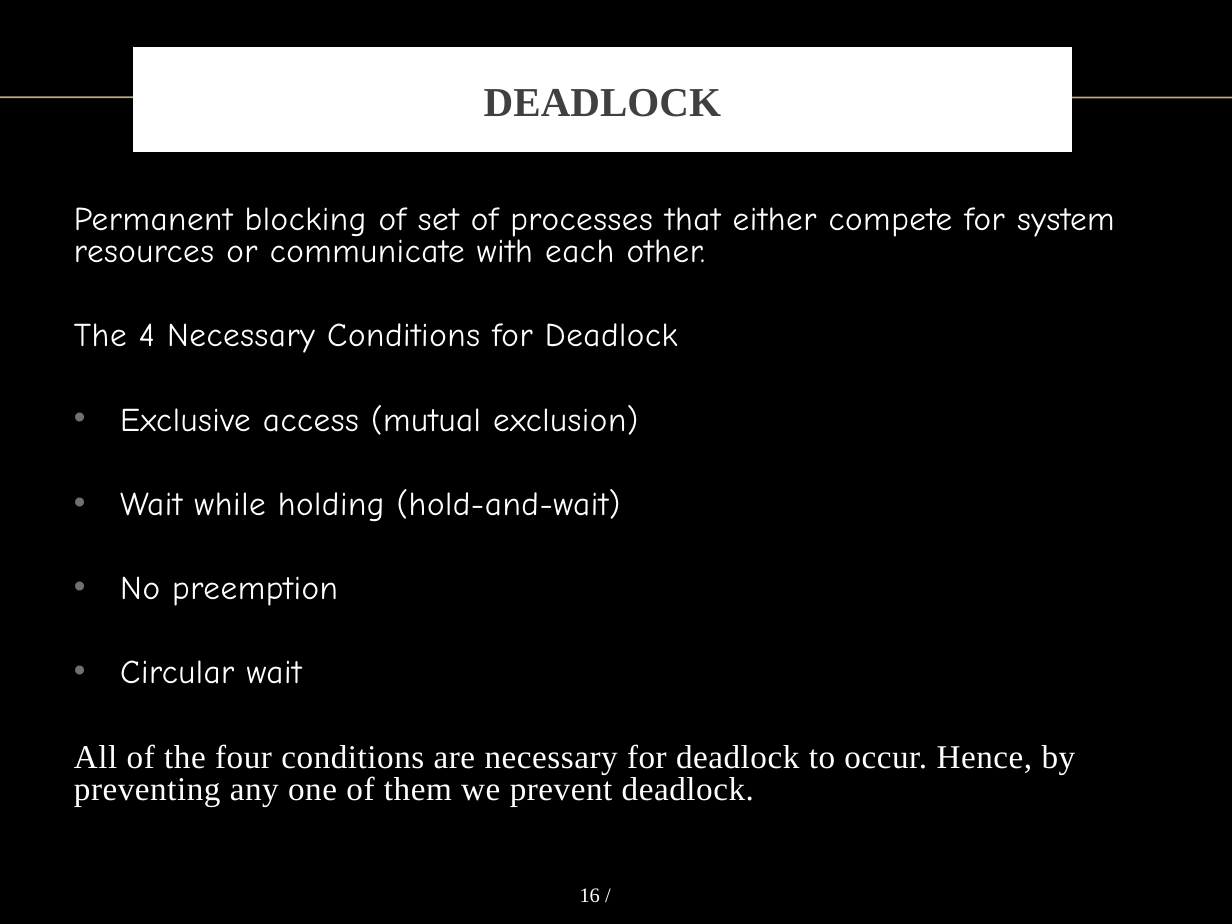
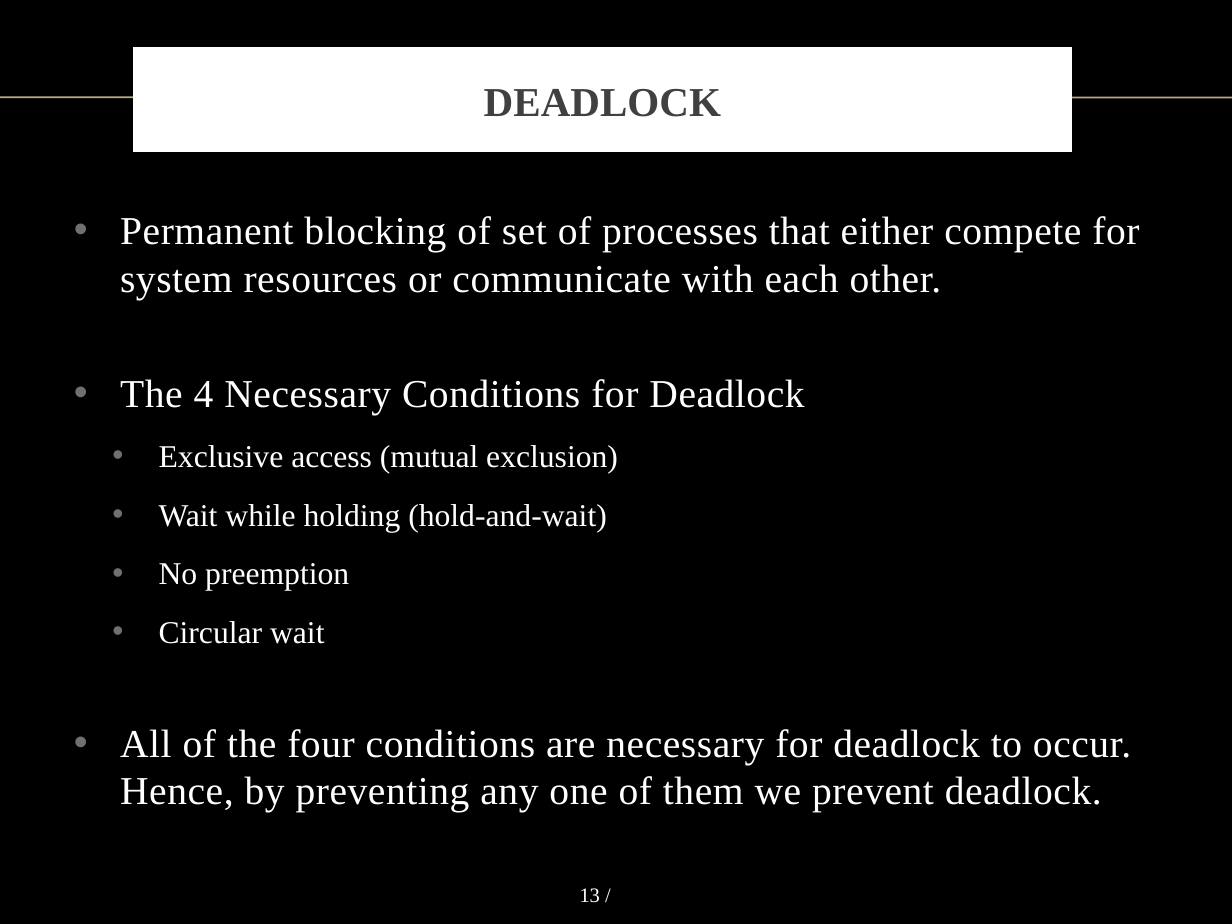
Before and after one commit to vong-srey/Paravantage, a slide deck: slide 13 of Presentation.pptx (slide 16 before the commit). Drawn at 1232x924 pixels with LibreOffice and Linux fonts; fonts in the diff are those of the drawing; background and template pictures are left out. Boxes give left, top, right and bottom in pixels: in the first picture for what was removed or moved away, otherwise in the second. Text is boxed around its words. In the diff, an @@ line names an element or a change of style, - is before the commit and + after.

Commit message:
unify presentation slides format

```diff
--- a/Presentation.pptx
+++ b/Presentation.pptx
@@ text "Permanent blocking of set of ..." at (x1=120, y1=216, x2=1139, y2=812): size 19.4 to 23.1 pt in "Permanent blocking of set of processes that ...", "The 4 Necessary Conditions for Deadlock", "All of the four conditions are necessary ..."; font Comic Neue to Times New Roman in "Permanent blocking of set of processes that ...", "The 4 Necessary Conditions for Deadlock", "Exclusive access (mutual exclusion)", "Wait while holding (hold-and-wait)" and 2 more places; size 19.4 to 18.5 pt, letter spacing 0.3 to 0 pt in "Exclusive access (mutual exclusion)", "Wait while holding (hold-and-wait)", "No preemption", "Circular wait"; bullet none to •; line spacing 0.8 to 1; list level 1 to 2 in "Exclusive access (mutual exclusion)"; list level 1 to 2 in "Wait while holding (hold-and-wait)"; list level 1 to 2 in "No preemption"; list level 1 to 2 in "Circular wait" @@
@@ page number at (x1=580, y1=888, x2=600, y2=903): text changed @@
-16 /
+13 /
```
Also in this commit, not shown: 6 other slides changed, 3 slides removed.
